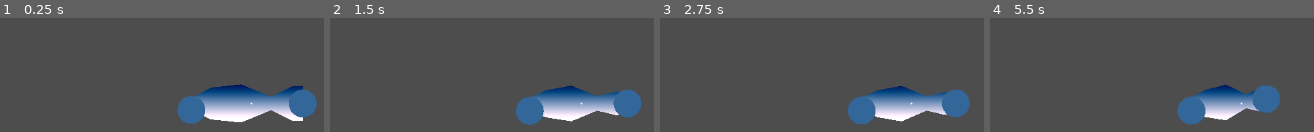
Above: before the commit, frames 1-4 (left to right).
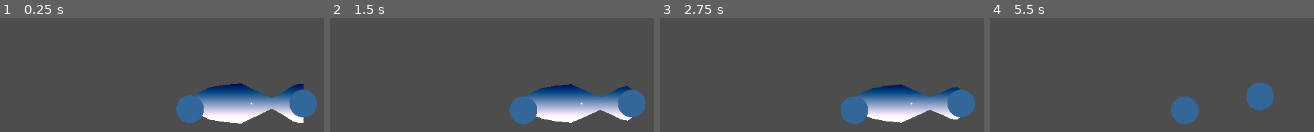
Above: after the commit, the same moments.

Repository: FromAriel/Experiments
Game: Godot game, scene res://scenes/SoftBodyFishPrototype.tscn
Two runs of this game, one before a commit and one after it. Both use one fixed random seed, a clock stepped at 60 frames per second and the inputs below.
Inputs (mouse positions are in pixels of both pictures, inside the frame that each line leads up to):
- Up to frame 1 (0.25 s): no input
- Up to frame 2 (1.5 s): move the mouse to (outside the picture) at 0.52 s; click (outside the picture) at 0.67 s; drag from (outside the picture) to (outside the picture) at 1.27 s
- Up to frame 3 (2.75 s): tap Enter at 2 s; move the mouse to (672, 36) at 2.02 s; click (672, 36) at 2.17 s
- Up to frame 4 (5.5 s): tap Space at 2.75 s; drag from (1281, 103) to (1002, 36) at 2.77 s; move the mouse to (outside the picture) at 3.52 s; click (outside the picture) at 3.67 s; drag from (outside the picture) to (outside the picture) at 4.27 s; move the mouse to (1080, 126) at 5.02 s; click (1080, 126) at 5.17 s

The runs differ from the first frame. In frame 1, 1.1% of the frame differs, in the area x 54-99%, y 57-93%; in frame 2, 2.8%; in frame 3, 3.0%; in frame 4, 5.6%, in the area x 55-90%, y 57-93%.

Commit message:
feat(softbody): refine fish mesh

Diff:
--- a/BOIDFIsh/prototypes/softbody_fish/scripts/SoftBodyFish.gd
+++ b/BOIDFIsh/prototypes/softbody_fish/scripts/SoftBodyFish.gd
@@ -29,14 +29,14 @@
 ]
 const FB_SCALE: float = 15.0
 const FB_HEAD_IDX: int = 0
-const FB_TAIL_IDXS: Array[int] = [5, 6]
-const FB_DIAGONALS: Array = [[2, 9], [3, 8]]
+const FB_TAIL_IDXS: Array[int] = [10, 12]
+const FB_DIAGONALS: Array = [[4, 18], [6, 16]]
 
-@export var FB_spring_strength_IN: float = 10.0
-@export var FB_head_strength_IN: float = 12.0
-@export var FB_tail_strength_IN: float = 8.0
-@export var FB_diag_strength_IN: float = 10.0
-@export var FB_radial_strength_IN: float = 5.0
+@export var FB_spring_strength_IN: float = 8.0
+@export var FB_head_strength_IN: float = 10.0
+@export var FB_tail_strength_IN: float = 6.0
+@export var FB_diag_strength_IN: float = 8.0
+@export var FB_radial_strength_IN: float = 4.0
 @export_range(0.5, 1.0, 0.01) var FB_damping_IN: float = 0.9
 @export var FB_gravity_IN: float = 0.0
 @export var FB_wobble_amp_IN: float = 0.4
@@ -68,8 +68,16 @@
     FB_nodes_UP.clear()
     FB_node_vels_UP.clear()
     FB_rest_nodes_SH.clear()
+    var doubled: Array[Vector2] = []
+    for i in range(FB_COORDS.size() - 1):
+        var a: Vector2 = FB_COORDS[i]
+        var b: Vector2 = FB_COORDS[i + 1]
+        doubled.append(a)
+        doubled.append((a + b) * 0.5)
+    doubled.append(FB_COORDS[FB_COORDS.size() - 1])
+
     var scaled: Array[Vector2] = []
-    for pt in FB_COORDS:
+    for pt in doubled:
         scaled.append(pt * FB_SCALE)
     var centroid: Vector2 = Vector2.ZERO
     for i in range(scaled.size() - 1):
Not shown, changed: BOIDFIsh/CHANGE_LOG.md
Not shown, changed: BOIDFIsh/TODO.md
Not shown, changed: BOIDFIsh/prototypes/softbody_fish/README.md
